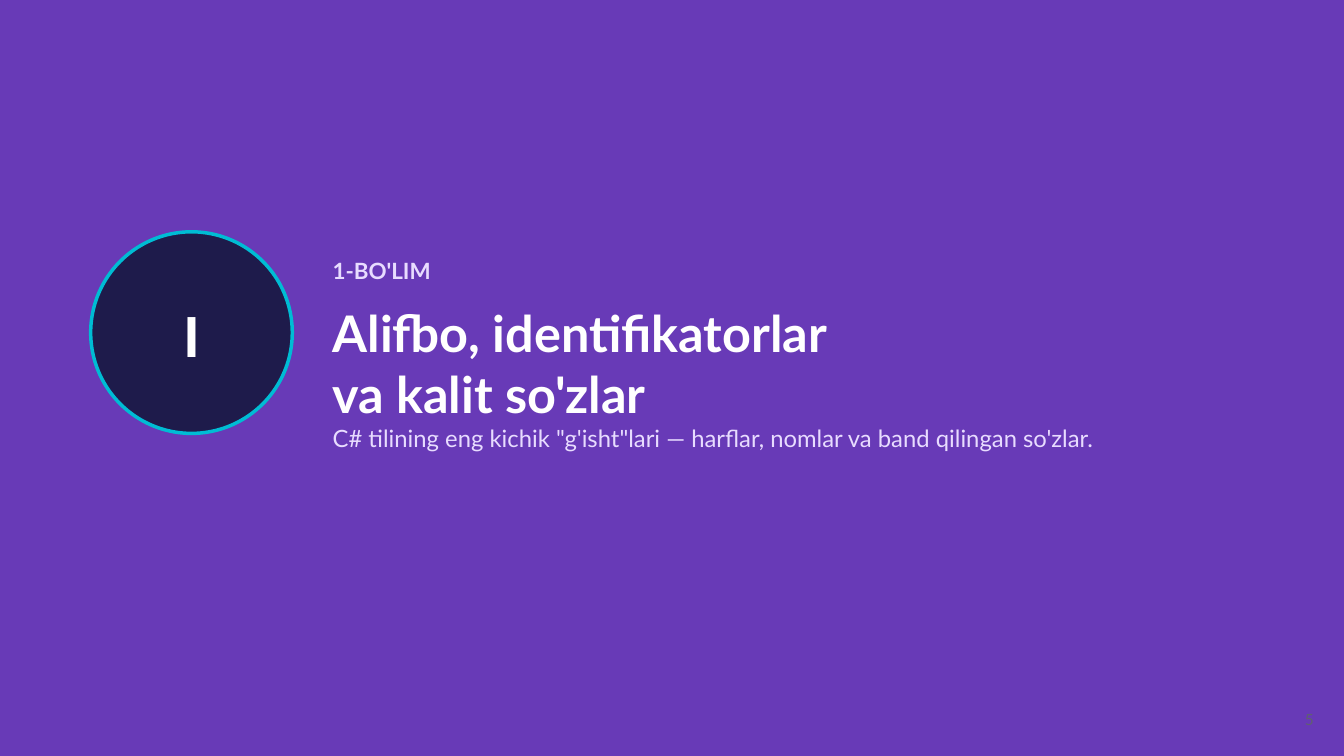
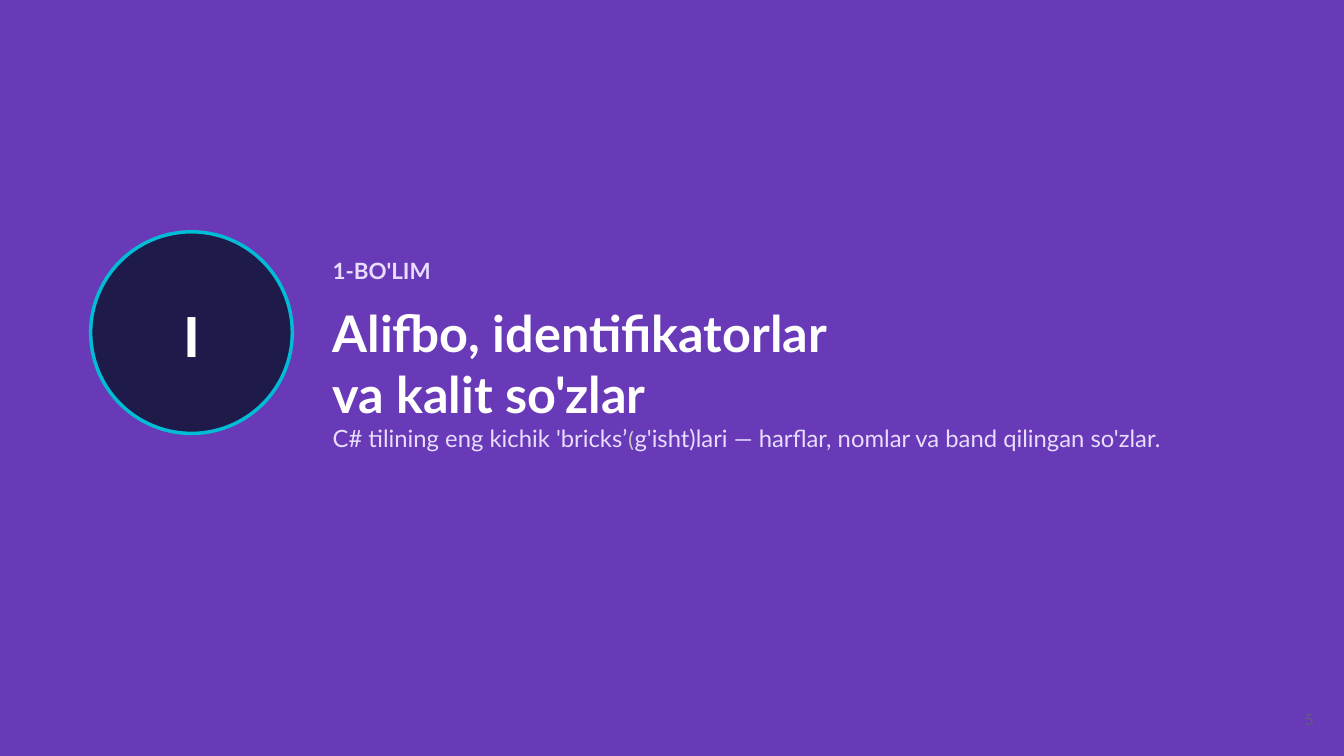
Before and after one commit to muxiddin19/Dasturlash1-2, a slide deck: slide 5 of Lecture_notes/week 2/Lecture2_Tashkil_Etuvchilari.pptx. Drawn at 1344x756 pixels with LibreOffice and Linux fonts; fonts in the diff are those of the drawing. Boxes give left, top, right and bottom in pixels: in the first picture for what was removed or moved away, otherwise in the second. Text is boxed around its words. In the diff, an @@ line names an element or a change of style, - is before the commit and + after.

```diff
--- a/Lecture_notes/week 2/Lecture2_Tashkil_Etuvchilari.pptx
+++ b/Lecture_notes/week 2/Lecture2_Tashkil_Etuvchilari.pptx
@@ text at box(333, 429, 1161, 452): text changed @@
-C# tilining eng kichik "g'isht"lari — harflar, nomlar va band qilingan so'zlar.
+C# tilining eng kichik 'bricks’(g'isht)lari — harflar, nomlar va band qilingan so'zlar.
```
Also in this commit, not shown: 5 other slides changed, 1 other file.
